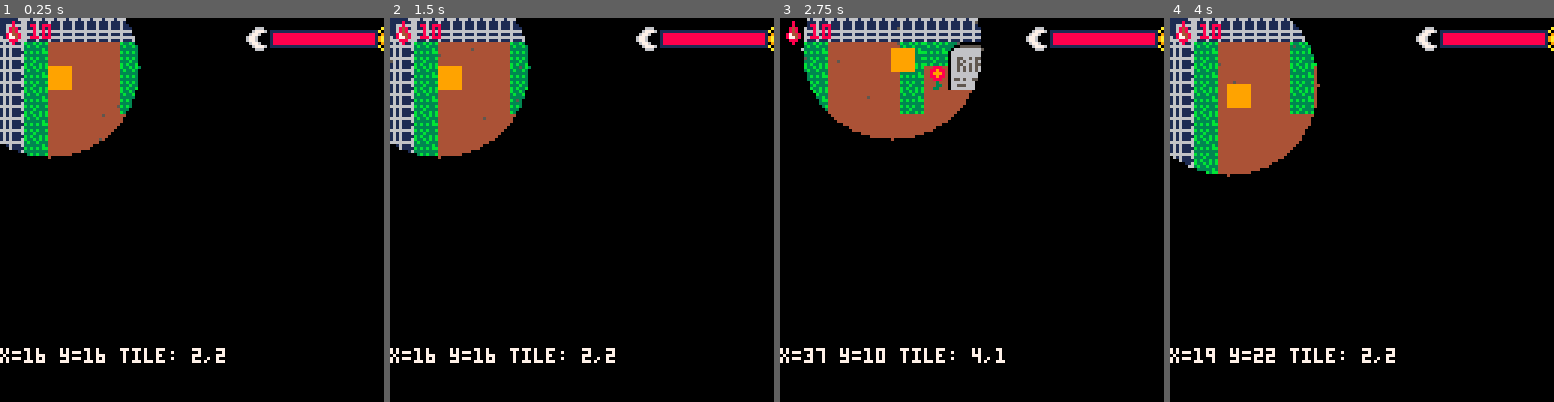
Above: before the commit, frames 1-4 (left to right).
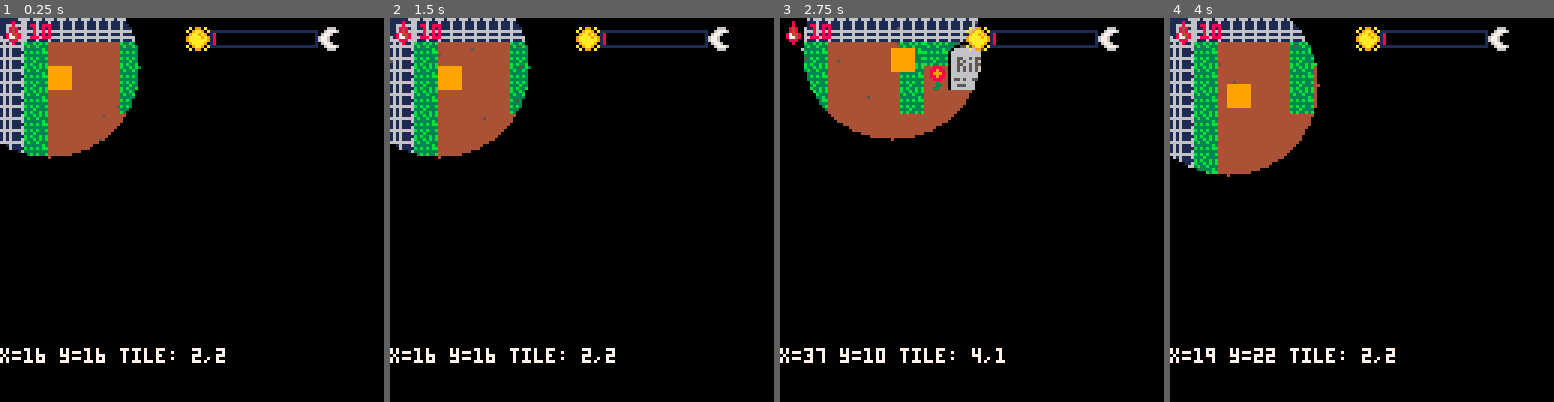
Above: after the commit, the same moments.

Repository: CarlaTabet/BitsAndBytes
Game: PICO-8 cartridge game.p8
Same seed, same stepped clock (60 frames per second), same inputs: the game is played once before the commit and once after it.
Inputs:
- Up to frame 1 (0.25 s): no input
- Up to frame 2 (1.5 s): no input
- Up to frame 3 (2.75 s): hold Right 1.6-2.1 s; hold Up 2.15-2.42 s; hold Right from 2.47 s (still down)
- Up to frame 4 (4 s): release Right at 3.03 s; hold Left 3.08-3.58 s; hold Down 3.63-3.97 s

The runs differ from the first frame. In frame 1, 1.9% of the frame differs, in the area x 48-100%, y 2-9%; in frame 2, 1.9%; in frame 3, 1.9%; in frame 4, 1.9%.

Commit message:
updated time bar

Diff:
--- a/game.p8
+++ b/game.p8
@@ -52,7 +52,7 @@
     spawn_blood_drop(25, 58)
 
     time_elapsed = 0
-    max_time = 600 * 60 -- 600 seconds at 60fps
+    max_time = 60 * 60 -- 60 seconds at 60fps
 
 end
 
@@ -181,14 +181,14 @@
 end
 
 function draw_time_bar()
-    local bar_x = 90
+    local bar_x = 70
     local bar_y = 4
     local bar_w = 35
     local bar_h = 5
 
     -- moon and sun icons
-    spr(62, bar_x - 8, bar_y - 1)
-    spr(61, bar_x + bar_w + 1, bar_y - 1)
+    spr(61, bar_x - 8, bar_y - 1)
+    spr(62, bar_x + bar_w + 1, bar_y - 1)
 
     rect(bar_x, bar_y, bar_x + bar_w, bar_y + bar_h, 1)
     rectfill(bar_x + 1, bar_y + 1, bar_x + bar_w - 1, bar_y + bar_h - 1, 0)
